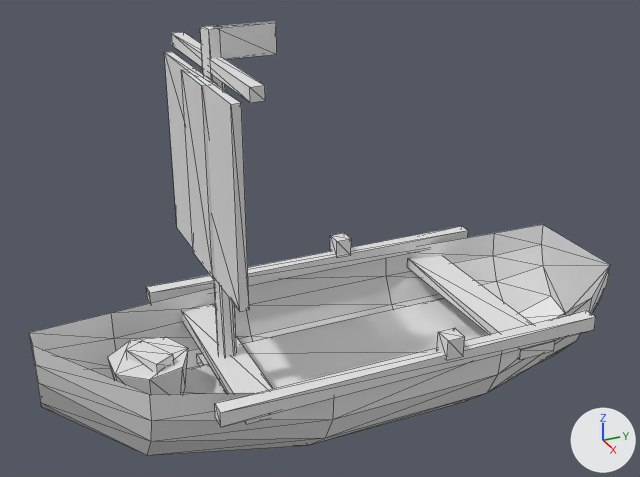
An edit to the glTF model godot/assets/kaykit/civsim_fishing_boat.gltf, drawn before and after from the same camera.
One viewpoint serves both versions: a 50 mm lens placed at (1.204, -0.575, 0.947), pointed at (-0.009, -0.03, 0.341). The lights are fixed; the arrows at lower right show +X, +Y and +Z. The picture after the commit comes second. Mesh edges are drawn as thin lines. Vertices at exactly the same position are counted once.

Objects in the first picture: 'civsim_fishing_boat'.
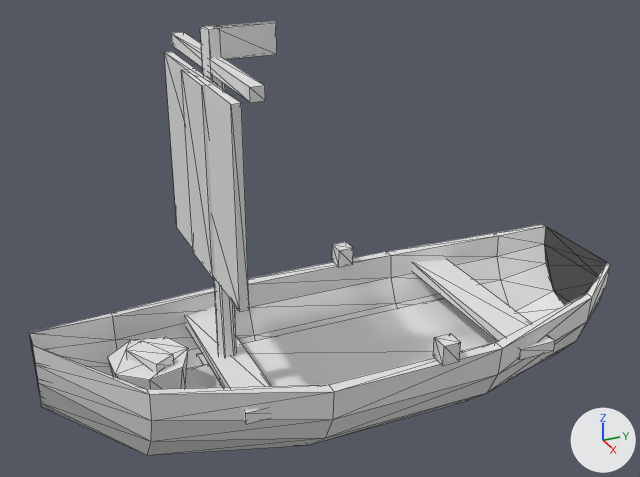
Diff of the bpy script that builds the scene:
```diff
--- a/godot/assets/kaykit/civsim_fishing_boat.gltf.py
+++ b/godot/assets/kaykit/civsim_fishing_boat.gltf.py
@@ me_civsim_fishing_boat @@
 # used by ob_civsim_fishing_boat; location = (0.0, 0.0, 0.0)
-me_civsim_fishing_boat.from_pydata(...)  # 184 vertices, 294 faces; spans x -0.215..0.215, y -0.5..0.5, z 0.0..0.7
+me_civsim_fishing_boat.from_pydata(...)  # 222 vertices, 384 faces; spans x -0.205..0.205, y -0.5..0.5, z 0.0..0.7
+# me_civsim_fishing_boat part 1: the loose piece of 8 vertices spanning x -0.215..-0.185, y 0.085..0.115, z 0.205..0.24 is moved by (0.01, 0.0, -0.015)
+# me_civsim_fishing_boat part 2: the loose piece of 8 vertices spanning x 0.185..0.215, y 0.085..0.115, z 0.205..0.24 is moved by (-0.01, 0.0, -0.015)
+# me_civsim_fishing_boat part 3: the loose piece of 8 vertices spanning x -0.207..-0.182, y -0.28..0.38, z 0.185..0.21 is deleted
+# me_civsim_fishing_boat part 4: the loose piece of 8 vertices spanning x 0.182..0.207, y -0.28..0.38, z 0.185..0.21 is deleted
+# me_civsim_fishing_boat part 5
+# 45 vertices are added at x -0.18..0.18, y -0.5..0.5, z 0.019..0.27
+# 9 new vertices lie (0.0, 0.3, 0.0) away from vertices in x -0.18..0.18, y -0.1, z 0.019..0.19
+# 114 new faces join them
```

Where the change shows, as pixel boxes (x1, y1, x2, y2) in the pictures (640 x 477 px; the box of a moved part takes in the faces that stretch with it):
part 1 of me_civsim_fishing_boat, moved or reshaped
    before: (330, 233, 351, 255)
    after: (332, 242, 353, 267)
part 2 of me_civsim_fishing_boat, moved or reshaped
    before: (437, 328, 465, 360)
    after: (433, 333, 461, 365)
part 3 of me_civsim_fishing_boat, deleted
    before: (146, 226, 468, 303)
part 4 of me_civsim_fishing_boat, deleted
    before: (215, 310, 596, 427)
part 5 of me_civsim_fishing_boat, added
    after: (29, 224, 611, 396)
